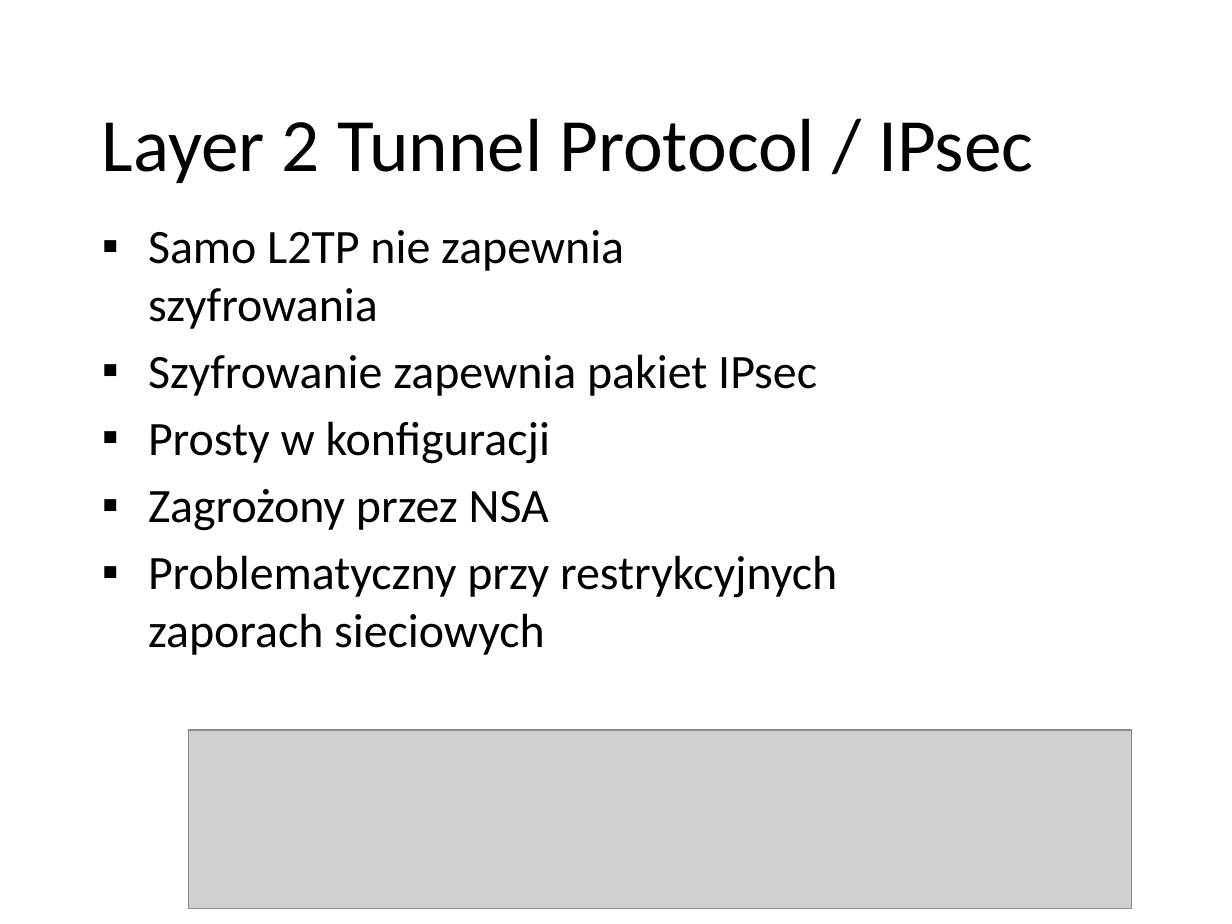
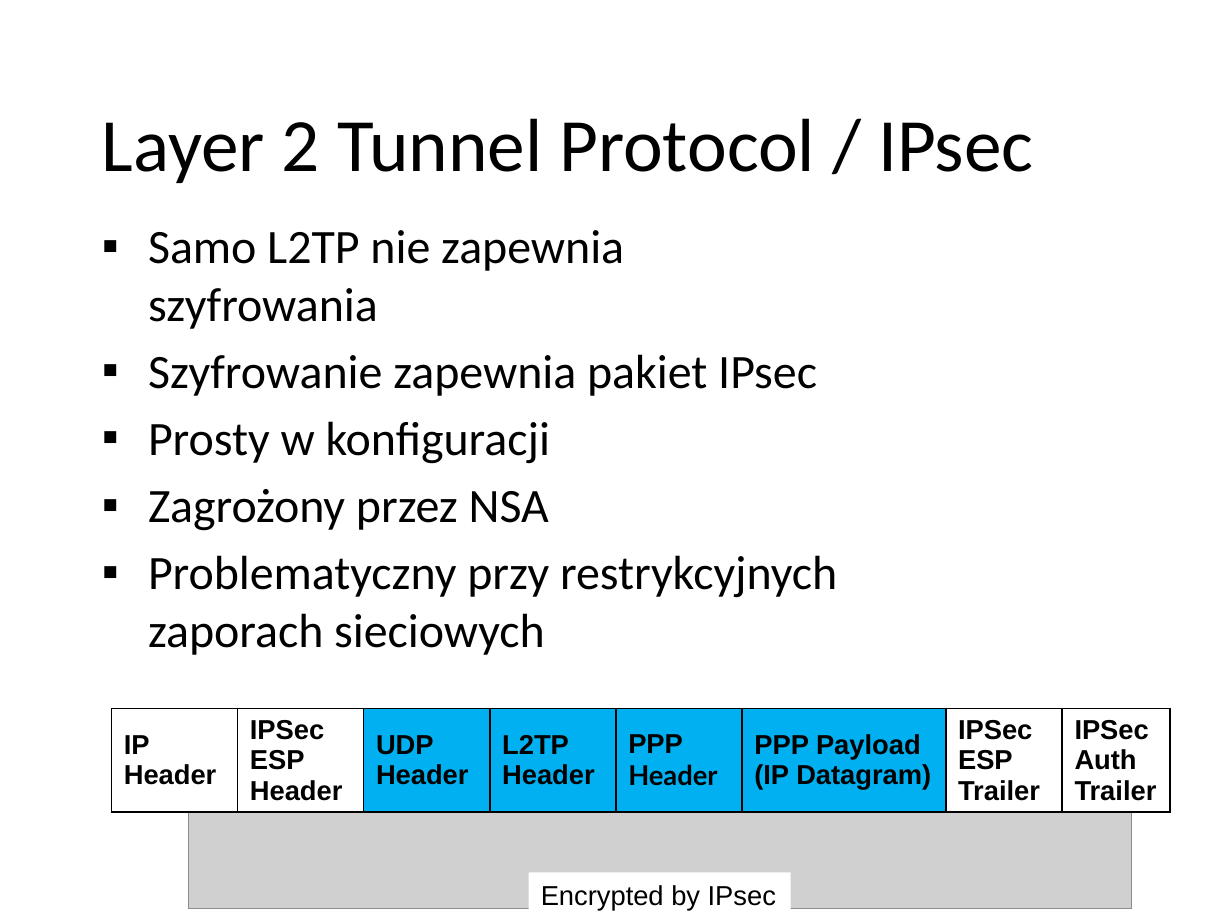
Before and after one commit to pwr227078/Reports, a slide deck: slide 9 of VPN/VPN.pptx (slide 8 before the commit). Drawn at 1232x924 pixels with LibreOffice and Linux fonts; fonts in the diff are those of the drawing; grey boxes stand for pictures; background and template pictures are left out. Boxes give left, top, right and bottom in pixels: in the first picture for what was removed or moved away, otherwise in the second. Text is boxed around its words. In the diff, an @@ line names an element or a change of style, - is before the commit and + after.

```diff
--- a/VPN/VPN.pptx
+++ b/VPN/VPN.pptx
@@ table added at [112, 708, 1168, 819], 1 rows, 8 columns @@
+IP Header | IPSec ESP Header | UDP Header | L2TP Header | PPP Header | PPP Payload (IP Datagram) | IPSec ESP Trailer | IPSec Auth Trailer
@@ rectangle added at [529, 872, 791, 918], fill #FFFFFF, 16 pt, text #000000 @@
+Encrypted by IPsec
```
Also in this commit, not shown: 7 other slides changed, 2 slides added, 2 other files.
